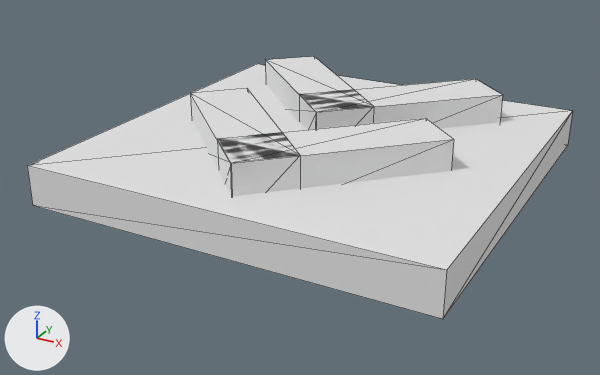
The OBJ model DirectXGame/Resources/AccelerationPanel/AccelerationPanel.obj, before and after one commit.
The view is the same before and after, from a 50 mm lens placed at (3.56, -6.95, 2.86), pointed at (-0.12, -0.28, -0.48). Lighting does not change. The marker at lower left points along +X, +Y and +Z. The picture after the commit comes second. Mesh edges are drawn as thin lines. Where no turn or scale is listed for an object, it has been applied to the vertices.

The older version as bpy lines, for what is in view:
```python
me_立方体_001 = bpy.data.meshes.new('立方体.001')
me_立方体_001.from_pydata(...)  # 40 vertices, 60 faces; spans x -2.0..2.0, y -2.0..2.0, z -0.4..0.3
ob_立方体_001 = bpy.data.objects.new('立方体.001', me_立方体_001)
ob_立方体_001.location = (0.0, 0.0, 0.0)
```
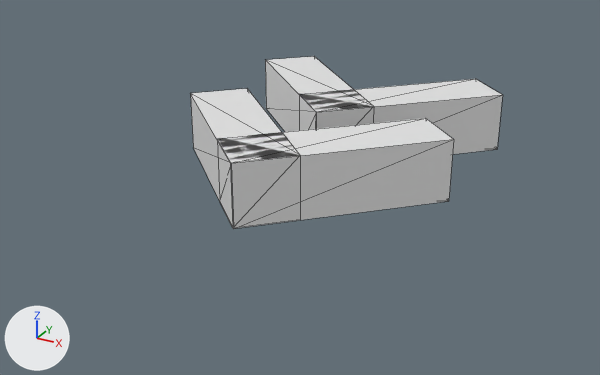
Changed parts and their boxes (x1, y1, x2, y2) in the pictures (600 x 375 px):
```json
{"object": "立方体.001", "change": "reshaped", "before": [27, 56, 573, 319], "after": [190, 56, 503, 228], "on screen": "43% narrower, 34% shorter"}
{"part": 1, "of": "me_立方体_001", "change": "deleted", "before": [27, 64, 573, 319]}
```

The change, as JSON lines over the scene's bpy script:
```json
{"block": "me_立方体_001", "where": "# used by ob_立方体_001; location = (0.0, 0.0, 0.0)"}
{"op": "remove", "block": "me_立方体_001", "code": "me_立方体_001.from_pydata(...)  # 40 vertices, 60 faces; spans x -2.0..2.0, y -2.0..2.0, z -0.4..0.3"}
{"op": "add", "block": "me_立方体_001", "code": "me_立方体_001.from_pydata(...)  # 32 vertices, 48 faces; spans x -1.42..1.42, y -1.67..1.67, z -0.3..0.3"}
{"block": "me_立方体_001", "change": "me_立方体_001 part 1: the loose piece of 8 vertices spanning x -2.0..2.0, y -2.0..2.0, z -0.4..0.0 is deleted"}
```
